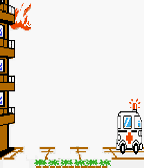
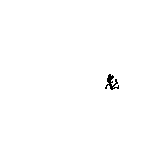
The second 144x168 image is a revision of the first. Changes to its layers:
showed "Falling_0", painted on it over [55, 74, 119, 112]
hid "Pasted Layer #1" over [116, 98, 143, 155]
hid "Background elements" over [0, 0, 144, 168]
hid "BG_Color" over [0, 0, 144, 168]
